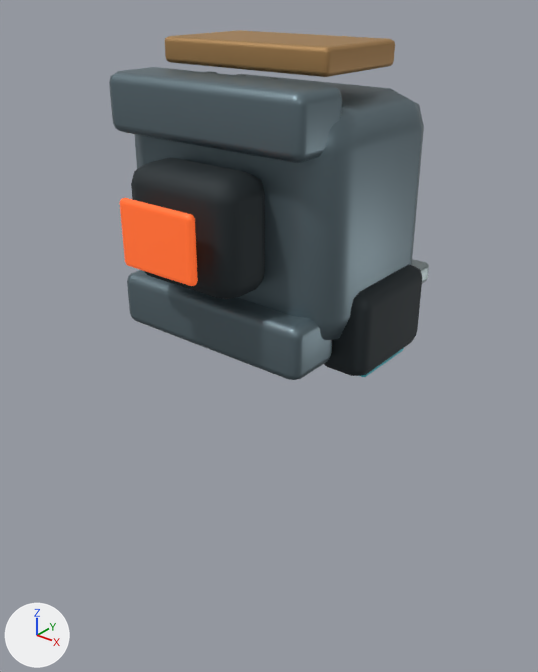
Before and after pictures for a commit that changed the glTF model public/assets/sentinel.glb.
Camera for both pictures: a 50 mm camera at (1.159, -1.48, 1.823) aimed at (-0.011, -0.018, 0.916). Lighting does not change. The marker at lower left points along +X, +Y and +Z. The older version comes first. Where no turn or scale is listed for an object, it has been applied to the vertices. Vertices at exactly the same position are counted once.

In view in the first picture: 'Exhaust.001', 'IdentificationBridge', 'Inductor.001', 'Optic', 'OpticHousing', 'PressureHull', 'ShutterBottom', 'ShutterTop', 'VaneRight'.
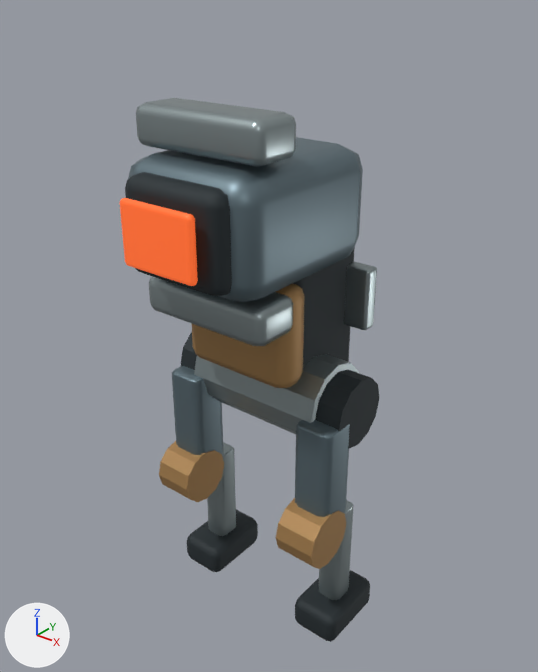
Pixel boxes [x1, y1, x2, y2] of what changed, in the pictures (538 x 672 px):
'PressureHull', deleted
    before: [135, 74, 424, 340]
'Assembly_Ceramic graphite', added
    after: [128, 137, 363, 302]
'ShutterTop', recoloured, reshaped, moved (31% narrower, 28% shorter)
    before: [109, 67, 342, 163]
    after: [136, 98, 296, 167]
'Assembly_Recessed induction hardware', added
    after: [125, 172, 379, 449]
'OpticHousing', deleted
    before: [131, 157, 265, 299]
'ShutterBottom', recoloured, reshaped, moved (30% narrower, 36% shorter)
    before: [127, 270, 332, 380]
    after: [149, 276, 293, 346]
'IdentificationBridge', deleted (brown)
    before: [165, 30, 395, 77]
'Inductor.001', deleted
    before: [324, 265, 422, 376]
'Assembly_Exposed machined edges', added
    after: [194, 354, 359, 434]
'Assembly_Service enamel', added (brown)
    after: [192, 283, 305, 388]
'UpperRight', added
    after: [295, 420, 350, 517]
'UpperLeft', added
    after: [172, 366, 224, 477]
'KneeRight', added (brown)
    after: [276, 498, 346, 569]
'FootRight', added
    after: [295, 570, 370, 642]
'KneeLeft', added (brown)
    after: [159, 441, 224, 502]
'FootLeft', added
    after: [187, 509, 258, 572]
'VaneRight', moved (mostly hidden before)
    before: [411, 259, 429, 283]
    after: [344, 262, 377, 330]
'LowerLeft', added
    after: [207, 442, 236, 536]
'LowerRight', added
    after: [319, 500, 354, 600]
'Exhaust.001', deleted (mostly hidden)
    before: [361, 348, 404, 377]

The change, as a list of edits to the scene's bpy script:
```text
Change me_cube_016:
    remove me_cube_016.from_pydata(...)  # 56 vertices, 108 faces; spans x -0.285..0.285, y -0.08..0.08, z -0.07..0.07
    remove me_cube_016.materials.append(mat_ceramic_graphite)  # greyish blue #6c7e86
    add me_cube_016.from_pydata(...)  # 56 vertices, 108 faces; spans x -0.19..0.19, y -0.07..0.07, z -0.05..0.05
    me_cube_016 part 1: 56 of 56 vertices moved; they spanned x -0.285..0.285, y -0.08..0.08, z -0.07..0.07 and now span x -0.19..0.19, y -0.07..0.07, z -0.05..0.05; mean shift (0.0, 0.0, 0.0)
    add me_cube_016.materials.append(mat_exposed_machined_edges)  # grey #99a6a8
Change me_cube_015:
    remove me_cube_015.from_pydata(...)  # 56 vertices, 108 faces; spans x -0.285..0.285, y -0.08..0.08, z -0.07..0.07
    remove me_cube_015.materials.append(mat_ceramic_graphite)  # greyish blue #6c7e86
    add me_cube_015.from_pydata(...)  # 56 vertices, 108 faces; spans x -0.19..0.19, y -0.07..0.07, z -0.05..0.05
    me_cube_015 part 2: 56 of 56 vertices moved; they spanned x -0.285..0.285, y -0.08..0.08, z -0.07..0.07 and now span x -0.19..0.19, y -0.07..0.07, z -0.05..0.05; mean shift (0.0, 0.0, 0.0)
    add me_cube_015.materials.append(mat_exposed_machined_edges)  # grey #99a6a8
Remove ob_exhaust_001:
    ob_exhaust_001 = bpy.data.objects.new('Exhaust.001', me_cube_013)
Remove ob_identificationbridge:
    ob_identificationbridge = bpy.data.objects.new('IdentificationBridge', me_cube_017)
Remove ob_inductor_001:
    ob_inductor_001 = bpy.data.objects.new('Inductor.001', me_cube_012)
Remove ob_optichousing:
    ob_optichousing = bpy.data.objects.new('OpticHousing', me_cube_007)
Remove ob_pressurehull:
    ob_pressurehull = bpy.data.objects.new('PressureHull', me_cube_001)
Change ob_shutterbottom:
    ob_shutterbottom.location: (0.0, -0.21, 1.05) -> (0.0, -0.23, 1.09)
Change ob_shuttertop:
    ob_shuttertop.location: (0.0, -0.21, 1.55) -> (0.0, -0.23, 1.51)
Change ob_vaneright:
    ob_vaneright.location: (0.29, 0.05, 1.12) -> (0.16, 0.17, 1.02)
Add ob_upperright:
    ob_upperright = bpy.data.objects.new('UpperRight', me_cube_012_1)  # 56 vertices, 108 faces; spans x -0.058..0.058, y -0.06..0.06, z -0.2..0.2; in mat_ceramic_graphite (greyish blue #6c7e86)
    ob_upperright.location = (0.23, -0.09, 0.57)
Add ob_upperleft:
    ob_upperleft = bpy.data.objects.new('UpperLeft', me_cube_012_1.copy())
    ob_upperleft.location = (-0.23, -0.09, 0.57)
Add ob_lowerright:
    ob_lowerright = bpy.data.objects.new('LowerRight', me_cube_013_1)  # 56 vertices, 108 faces; spans x -0.038..0.038, y -0.04..0.04, z -0.19..0.19; in mat_exposed_machined_edges (grey #99a6a8)
    ob_lowerright.location = (0.23, 0.0, 0.25)
Add ob_lowerleft:
    ob_lowerleft = bpy.data.objects.new('LowerLeft', me_cube_013_1.copy())
    ob_lowerleft.location = (-0.23, 0.0, 0.25)
Add ob_kneeright:
    ob_kneeright = bpy.data.objects.new('KneeRight', me_cylinder_004)  # a 12-sided cylinder along x spanning x -0.06..0.06, y -0.085..0.085, z -0.085..0.085; in mat_service_enamel (brown #ad8655)
    ob_kneeright.location = (0.23, -0.13, 0.43)
Add ob_kneeleft:
    ob_kneeleft = bpy.data.objects.new('KneeLeft', me_cylinder_004.copy())
    ob_kneeleft.location = (-0.23, -0.13, 0.43)
Add ob_footright:
    ob_footright = bpy.data.objects.new('FootRight', me_cube_014_1)  # 56 vertices, 108 faces; spans x -0.075..0.075, y -0.115..0.115, z -0.05..0.05; in mat_recessed_induction_hardware (dark grey #2c3538)
    ob_footright.location = (0.23, 0.0, 0.065)
Add ob_footleft:
    ob_footleft = bpy.data.objects.new('FootLeft', me_cube_014_1.copy())
    ob_footleft.location = (-0.23, 0.0, 0.065)
Add ob_assembly_service_enamel:
    ob_assembly_service_enamel = bpy.data.objects.new('Assembly_Service enamel', me_cube_007_1)  # 56 vertices, 108 faces; spans x -0.17..0.17, y -0.05..0.05, z -0.14..0.14; in mat_service_enamel (brown #ad8655)
    ob_assembly_service_enamel.location = (0.0, -0.13, 1.0)
Add ob_assembly_recessed_induction_hardware:
    ob_assembly_recessed_induction_hardware = bpy.data.objects.new('Assembly_Recessed induction hardware', me_cube_002_1)  # 160 vertices, 304 faces; spans x -0.285..0.285, y -0.07..0.53, z -0.63..0.12; in mat_recessed_induction_hardware (dark grey #2c3538)
    ob_assembly_recessed_induction_hardware.location = (0.0, -0.32, 1.3)
Add ob_assembly_exposed_machined_edges:
    ob_assembly_exposed_machined_edges = bpy.data.objects.new('Assembly_Exposed machined edges', me_cylinder)  # a 12-sided cylinder along x spanning x -0.21..0.21, y -0.12..0.12, z -0.12..0.12; in mat_exposed_machined_edges (grey #99a6a8)
    ob_assembly_exposed_machined_edges.location = (0.0, 0.0, 0.77)
Add ob_assembly_ceramic_graphite:
    ob_assembly_ceramic_graphite = bpy.data.objects.new('Assembly_Ceramic graphite', me_cube_001_1)  # 56 vertices, 108 faces; spans x -0.2..0.2, y -0.245..0.245, z -0.15..0.15; in mat_ceramic_graphite (greyish blue #6c7e86)
    ob_assembly_ceramic_graphite.location = (0.0, -0.11, 1.3)
```
